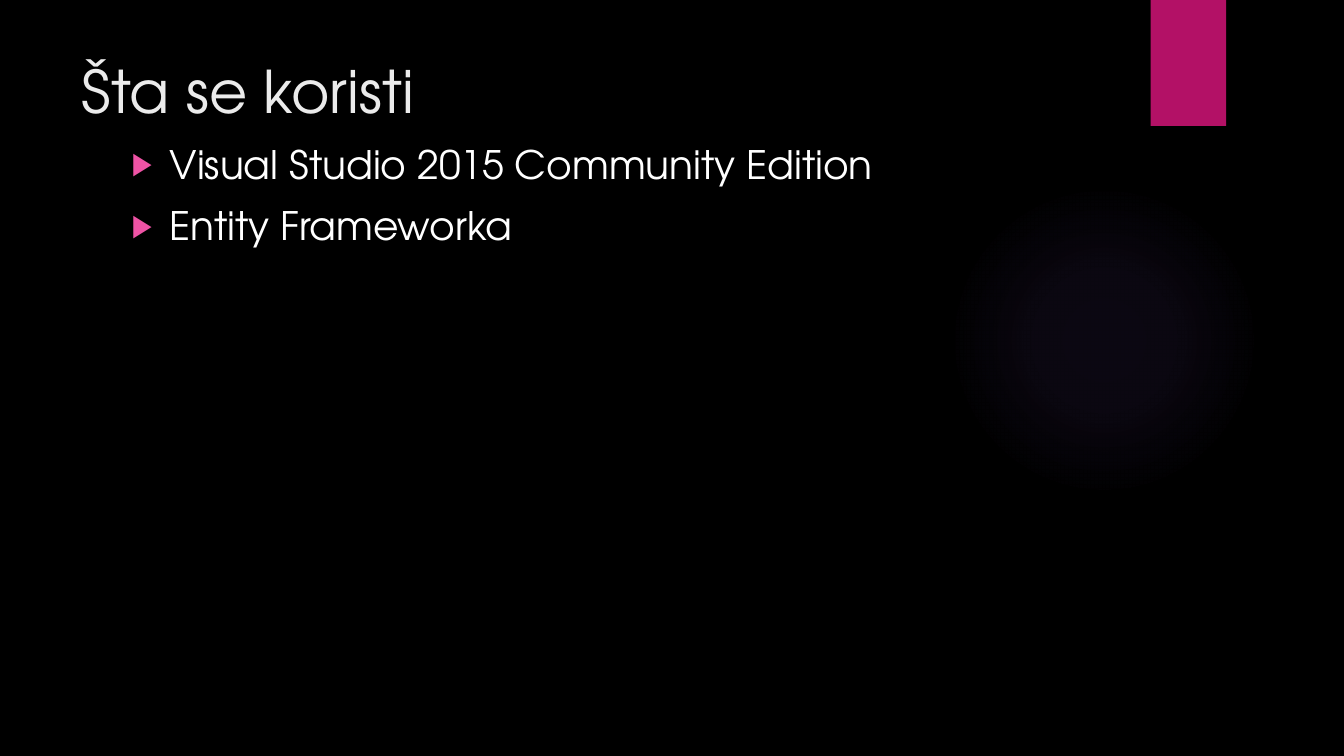
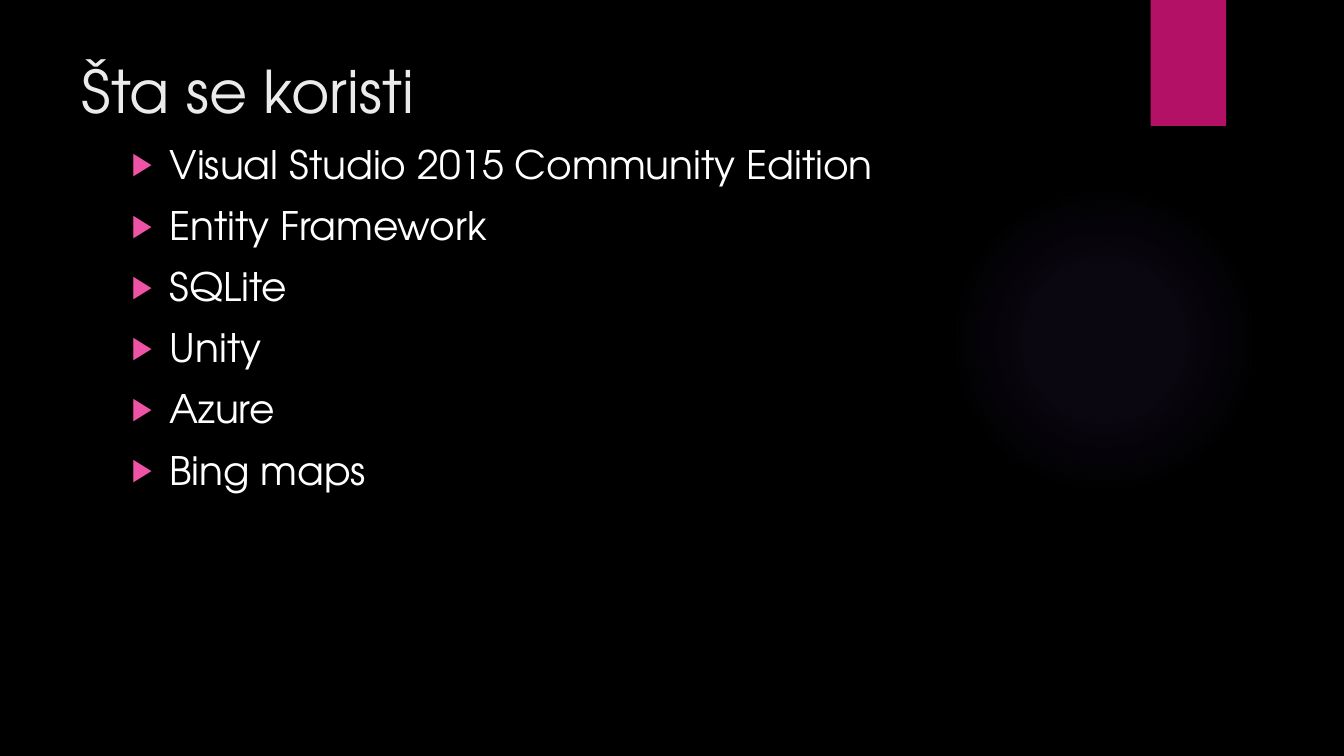
Before and after one commit to ooad-2016-2017/Tim19-PraiseTheSun, a slide deck: slide 9 of Game_Shop.pptx. Drawn at 1344x756 pixels with LibreOffice and Linux fonts; fonts in the diff are those of the drawing; background and template pictures are left out. Boxes give left, top, right and bottom in pixels: in the first picture for what was removed or moved away, otherwise in the second. Text is boxed around its words. In the diff, an @@ line names an element or a change of style, - is before the commit and + after.

```diff
--- a/Game_Shop.pptx
+++ b/Game_Shop.pptx
@@ text at bbox=[170, 211, 487, 494]: text changed @@
-▶ Entity Frameworka
+▶ Entity Framework
+▶ SQLite
+▶ Unity
+▶ Azure
+▶ Bing maps
```
Also in this commit, not shown: 7 other slides changed, 1 slide added.
